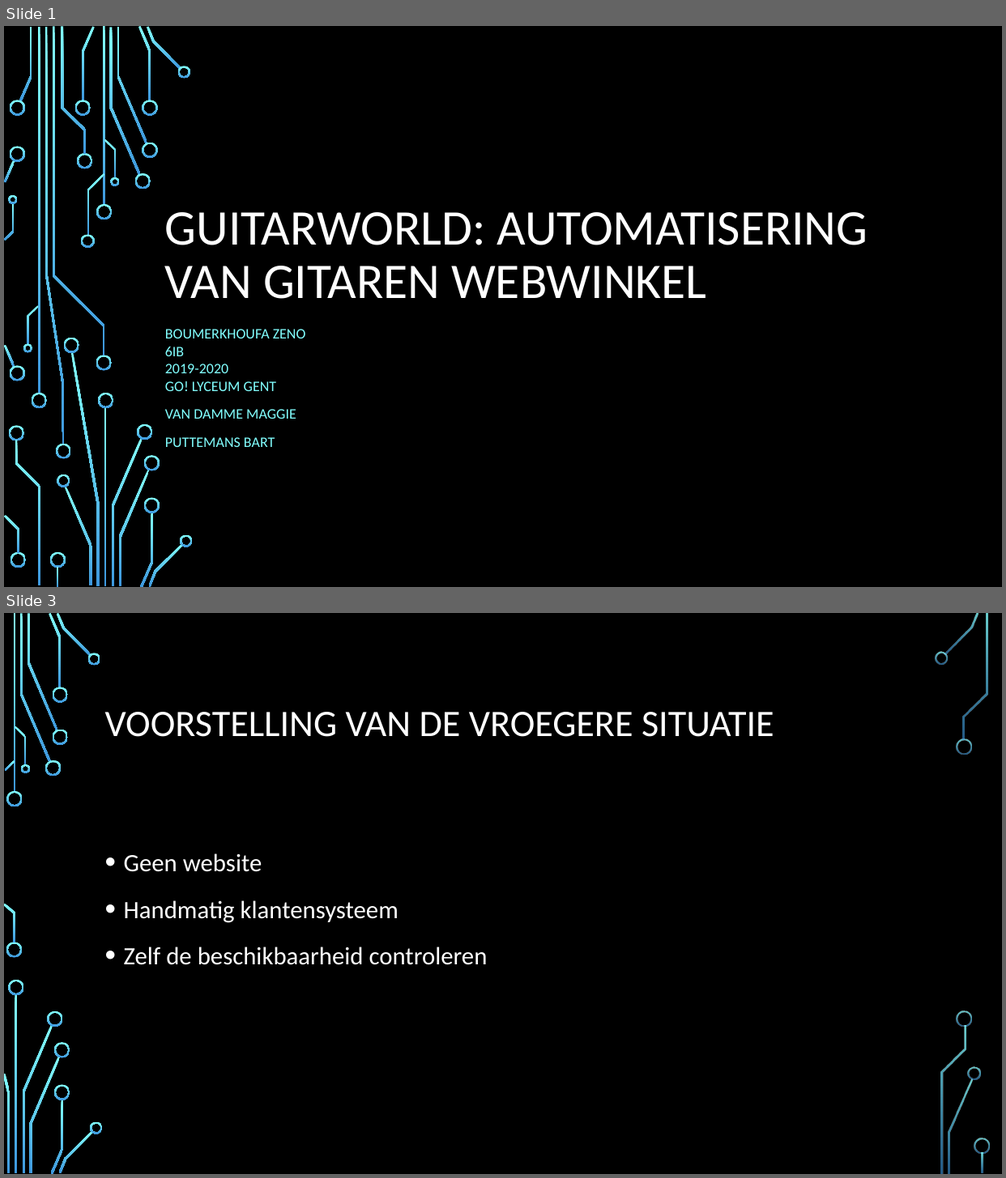
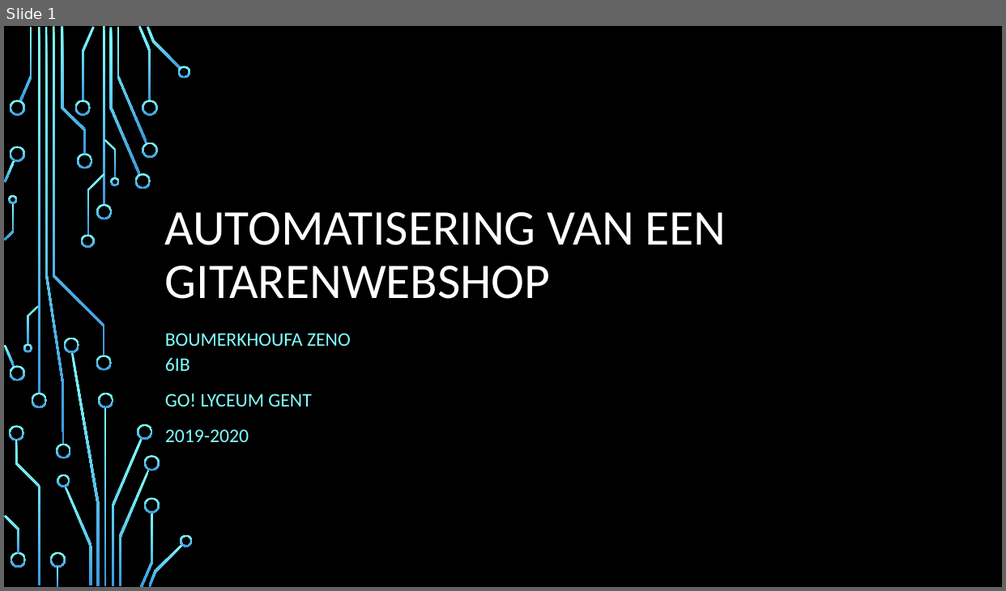
Before and after one commit to ZenoBoumerkhoufa/GuitarWorld, a slide deck: GIP/documents/Guitarworld.pptx. Shown one above the other, each under a label of ours: slides 1 and 3 before the commit, slide 1 after it; the slides between them are not shown. The pictures are 1006x1178 and 1006x591 pixels, drawn with LibreOffice and Linux fonts; fonts in the diff are those of the drawing; background and template pictures are left out. Boxes give left, top, right and bottom in pixels: in the first picture for what was removed or moved away, otherwise in the second. Text is boxed around its words. In the diff, an @@ line names an element or a change of style, - is before the commit and + after.

```diff
--- a/GIP/documents/Guitarworld.pptx
+++ b/GIP/documents/Guitarworld.pptx
@@ slide 3 removed at (4, 613, 1002, 1174), background picture (left out) @@
@@ title removed at (105, 712, 774, 737) @@
-VOORSTELLING VAN DE VROEGERE SITUATIE
@@ text removed at (124, 854, 488, 965) @@
-• Geen website
-• Handmatig klantensysteem
-• Zelf de beschikbaarheid controleren
@@ group removed at (4, 613, 990, 1174): 33 freeform shapes, 3 rectangles @@
@@ slide 1 changed as well @@
@@ title at (165, 212, 727, 299): text changed @@
-GUITARWORLD: AUTOMATISERING VAN GITAREN WEBWINKEL
+AUTOMATISERING VAN EEN GITARENWEBSHOP
@@ subtitle at (165, 333, 351, 442): text changed; size 14 to 18.5 pt @@
-BOUMERKHOUFA ZENO
-6IB
-2019-2020
-GO! LYCEUM GENT
-VAN DAMME MAGGIE
-PUTTEMANS BART
+BOUMERKHOUFA ZENO
+6IB
+GO! LYCEUM GENT
+2019-2020
```
Also in this commit, not shown: 3 other slides changed, 7 slides added, 4 other slides removed, 19 other files.
